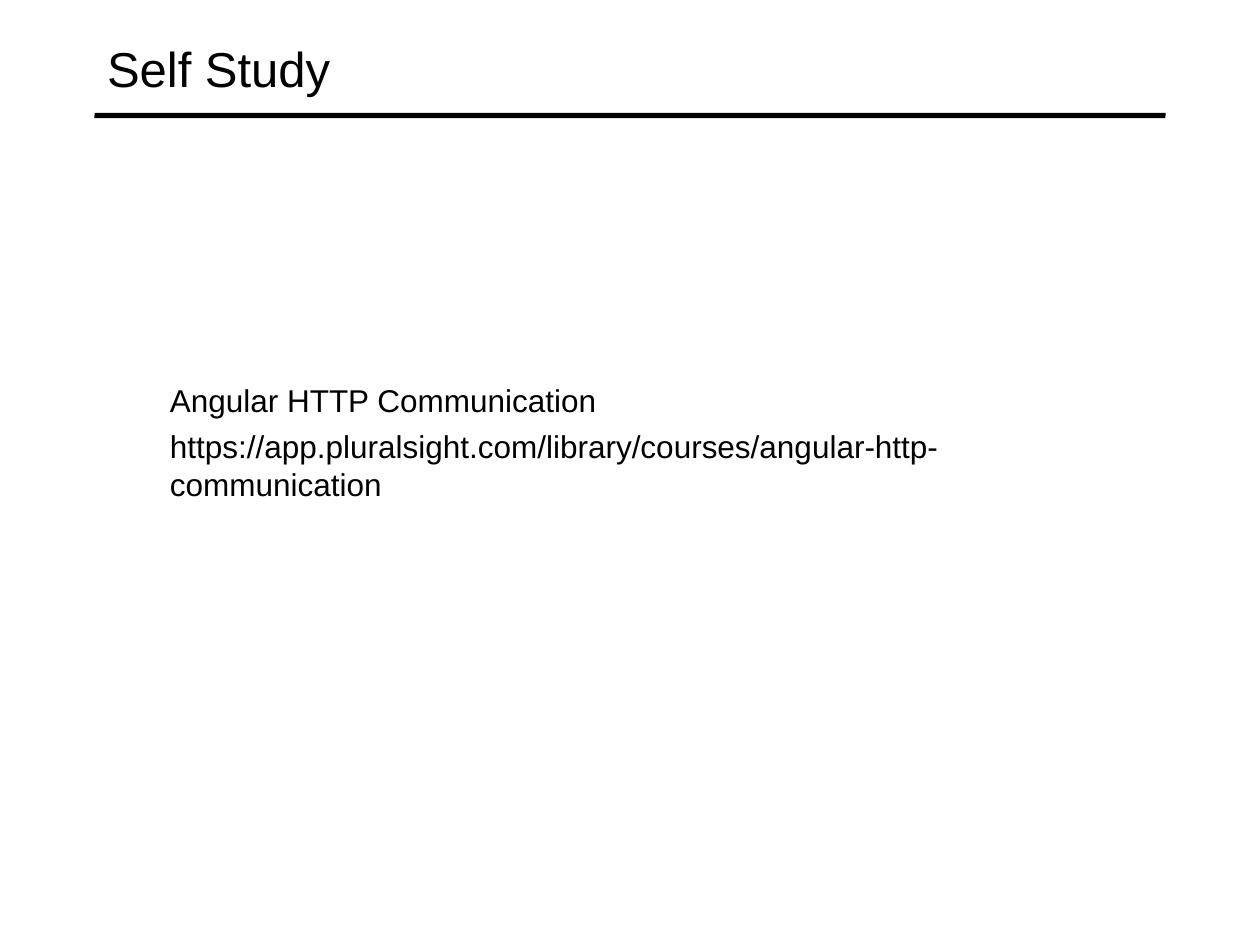
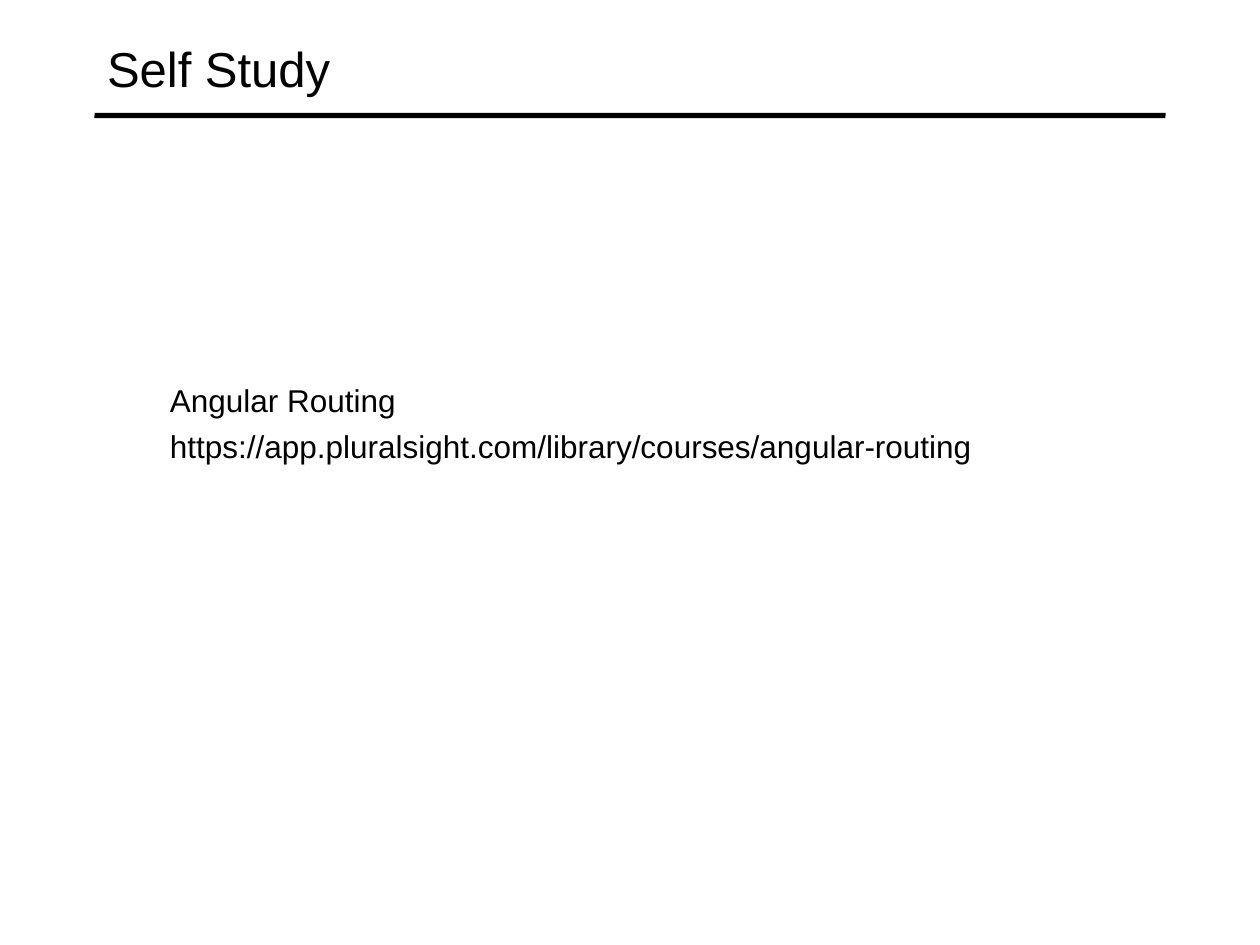
Before and after one commit to specter01wj/Jago_Link_Training, a slide deck: slide 16 of Angular/Angular12/Deep Dive/Angular Routing/1_Routing Basics/L1_Routing Basics.ppt (slide 13 before the commit). Drawn at 1260x945 pixels with LibreOffice and Linux fonts; fonts in the diff are those of the drawing. Boxes give left, top, right and bottom in pixels: in the first picture for what was removed or moved away, otherwise in the second. Text is boxed around its words. In the diff, an @@ line names an element or a change of style, - is before the commit and + after.

Commit message:
01/12/2022 v1

```diff
--- a/Angular/Angular12/Deep Dive/Angular Routing/1_Routing Basics/L1_Routing Basics.ppt
+++ b/Angular/Angular12/Deep Dive/Angular Routing/1_Routing Basics/L1_Routing Basics.ppt
@@ text at box(170, 389, 971, 464): text changed @@
-  Angular HTTP Communication
-  https://app.pluralsight.com/library/courses/angular-http-communication
+  Angular Routing
+  https://app.pluralsight.com/library/courses/angular-routing
```
Also in this commit, not shown: 3 slides added.
